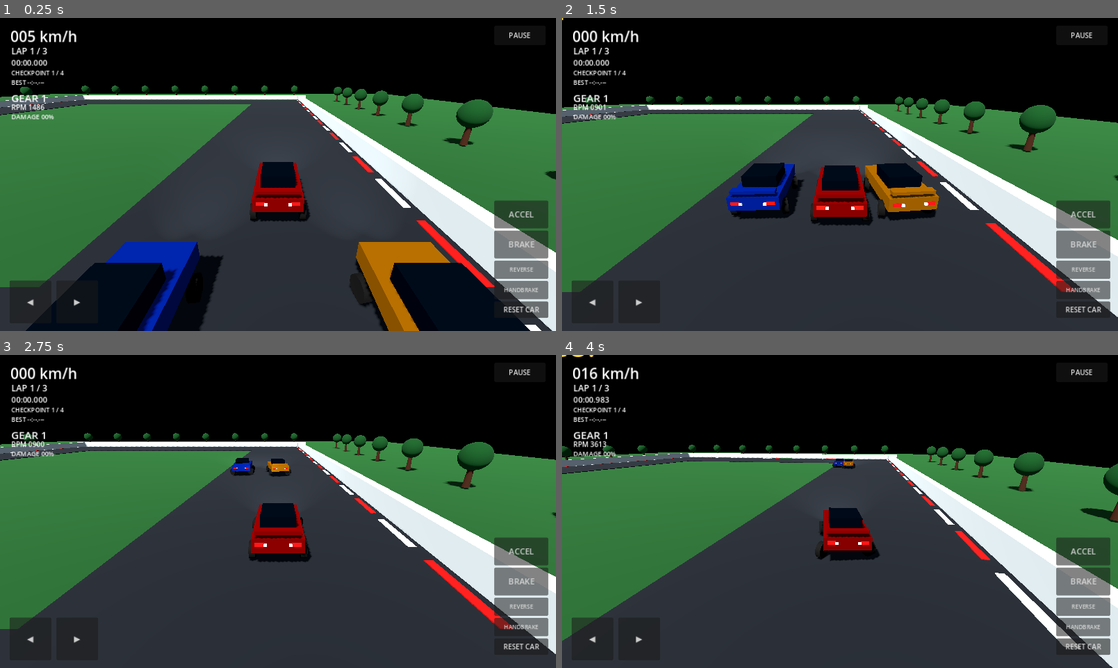
Above: before the commit, frames 1-4 (two rows, left to right).
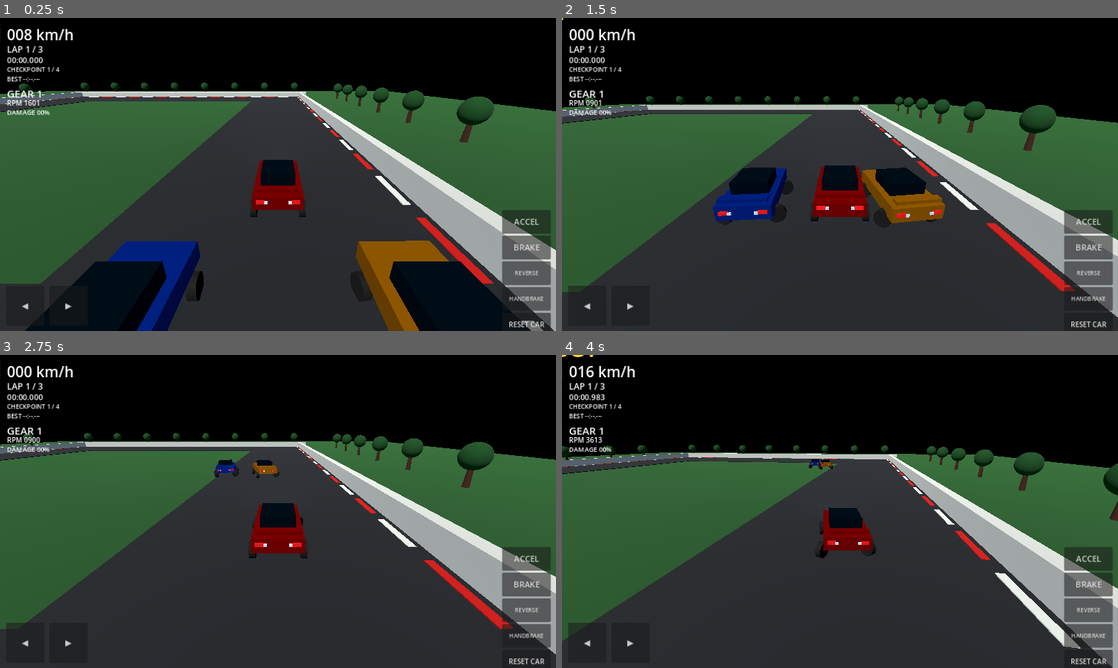
Above: after the commit, the same moments.

Repository: mojiolatunji34-cpu/Apex-
Game: Godot game, scene res://scenes/main.tscn
The game is run twice, just before and just after one commit, with the same random seed, the same clock (stepped at 60 frames per second) and the same inputs.
Inputs:
- Up to frame 1 (0.25 s): no input
- Up to frame 2 (1.5 s): hold D (steer_right) 0.53-1.28 s; hold Space (brake) from 1.28 s (still down)
- Up to frame 3 (2.75 s): release Space (brake) at 2.03 s; hold D (steer_right) from 2.03 s (still down)
- Up to frame 4 (4 s): release D (steer_right) at 2.78 s; hold W (accelerate) 2.78-3.53 s; hold A (steer_left) from 3.53 s (still down)

The runs differ from the first frame. In frame 1, 42% of the frame differs, in the area x 0-100%, y 3-100%; in frame 2, 34%; in frame 3, 32%; in frame 4, 30%.

Commit message:
Improve Android handling, mobile HUD, vehicle grip and AI racing

Diff:
--- a/project.godot
+++ b/project.godot
@@ -19,3 +19,5 @@
 
 [physics]
 3d/default_gravity=9.8
+3d/physics_ticks_per_second=60
+3d/run_on_separate_thread=true
--- a/scripts/car_controller.gd
+++ b/scripts/car_controller.gd
@@ -52,6 +52,7 @@
 var body_animation_nodes: Array[MeshInstance3D] = []
 var visual_roll: float = 0.0
 var visual_pitch: float = 0.0
+var ai_recovery_timer: float = 0.0
 
 func _ready() -> void:
 	mass = 1150.0
@@ -74,7 +75,7 @@
 	tyre_smoke = CPUParticles3D.new()
 	tyre_smoke.name = "TyreSmoke"
 	tyre_smoke.position = Vector3(0.0, -0.12, 1.45)
-	tyre_smoke.amount = 28
+	tyre_smoke.amount = 14 if not ai_controlled else 0
 	tyre_smoke.lifetime = 0.7
 	tyre_smoke.emitting = false
 	tyre_smoke.local_coords = false
@@ -169,7 +170,8 @@
 		var hit_point: Vector3 = ray.get_collision_point()
 		var hit_normal: Vector3 = ray.get_collision_normal().normalized()
 		var travel_distance := ray.global_position.distance_to(hit_point)
-		var compression := suspension_rest_length - (travel_distance - wheel_radius)
+		var raw_compression := suspension_rest_length - (travel_distance - wheel_radius)
+		var compression := clampf(raw_compression, 0.0, suspension_rest_length)
 		var compression_velocity := (compression - previous_compression[i]) / maxf(delta, 0.0001)
 		previous_compression[i] = compression
 
@@ -190,14 +192,15 @@
 		var max_tyre_force := suspension_force * tyre_grip * grip_scale
 		var lateral_response := lerpf(2.9, 2.35, clampf(speed_kmh / 180.0, 0.0, 1.0))
 		var lateral_force := clampf(-side_speed * mass * lateral_response, -max_tyre_force, max_tyre_force)
+		var requested_longitudinal_force := 0.0
+		if not is_front:
+			requested_longitudinal_force += drive * (engine_force if drive >= 0.0 else reverse_force) * 0.5
+		if brake_input > 0.0:
+			requested_longitudinal_force += -signf(long_speed) * brake_force * brake_input * 0.25
+		# A friction circle prevents full lateral and longitudinal grip at once.
+		var remaining_grip := sqrt(maxf(max_tyre_force * max_tyre_force - lateral_force * lateral_force, 0.0))
+		var longitudinal_force := clampf(requested_longitudinal_force, -remaining_grip, remaining_grip)
 		apply_force(wheel_right * lateral_force, hit_point - global_position)
-
-		var longitudinal_force := 0.0
-		if not is_front:
-			longitudinal_force += drive * (engine_force if drive >= 0.0 else reverse_force) * 0.5
-		if brake_input > 0.0:
-			longitudinal_force += -signf(long_speed) * brake_force * brake_input * 0.25
-		longitudinal_force = clampf(longitudinal_force, -max_tyre_force, max_tyre_force)
 		apply_force(wheel_forward * longitudinal_force, hit_point - global_position)
 
 		var wheel_target: Vector3 = to_local(hit_point + hit_normal * wheel_radius)
@@ -290,30 +293,40 @@
 	handbrake_input = Input.get_action_strength("handbrake")
 
 func _update_ai_controls() -> void:
-	if ai_waypoints.is_empty():
+	if ai_waypoints.size() < 2:
 		throttle_input = 0.0
 		steer_input = 0.0
 		brake_input = 1.0
 		handbrake_input = 0.0
 		return
 
-	var target := ai_waypoints[ai_target_index]
-	if global_position.distance_to(target) < 11.0:
+	var speed_kmh := get_speed_kmh()
+	var advance_distance := clampf(7.0 + speed_kmh * 0.055, 7.0, 16.0)
+	# Consume passed waypoints safely, even when the rival is moving quickly.
+	for step in range(ai_waypoints.size()):
+		var point: Vector3 = ai_waypoints[ai_target_index]
+		var to_point := point - global_position
+		var passed_point := to_point.dot(-global_transform.basis.z) < -2.0
+		if to_point.length() > advance_distance and not passed_point:
+			break
 		ai_target_index = (ai_target_index + 1) % ai_waypoints.size()
-		target = ai_waypoints[ai_target_index]
-
-	# Aim slightly ahead of the waypoint to reduce sharp steering changes.
+
+	var target: Vector3 = ai_waypoints[ai_target_index]
 	var next_index := (ai_target_index + 1) % ai_waypoints.size()
-	var lookahead_target := target.lerp(ai_waypoints[next_index], 0.22)
+	var lookahead_distance := clampf(8.0 + speed_kmh * 0.075, 8.0, 20.0)
+	var segment_length := target.distance_to(ai_waypoints[next_index])
+	var blend := clampf(lookahead_distance / maxf(segment_length, 0.1), 0.12, 0.72)
+	var lookahead_target := target.lerp(ai_waypoints[next_index], blend)
 	var local_target := global_transform.basis.inverse() * (lookahead_target - global_position)
 	var target_angle := atan2(local_target.x, maxf(-local_target.z, 0.1))
-	var desired_steer := clampf(target_angle / 0.72, -1.0, 1.0)
-
-	# Three forward probes let rivals choose a clearer side when another car is ahead.
+	var desired_steer := clampf(target_angle / 0.68, -1.0, 1.0)
+
+	# Three probes let rivals select a clear side instead of steering blindly.
 	var forward := -global_transform.basis.z
 	var ray_start := global_position + Vector3.UP * 0.55
 	var space := get_world_3d().direct_space_state
-	var center_query := PhysicsRayQueryParameters3D.create(ray_start, ray_start + forward * 9.0)
+	var probe_length := clampf(9.0 + speed_kmh * 0.035, 9.0, 15.0)
+	var center_query := PhysicsRayQueryParameters3D.create(ray_start, ray_start + forward * probe_length)
 	center_query.exclude = [get_rid()]
 	center_query.collision_mask = 1
 	var center_hit := space.intersect_ray(center_query)
@@ -321,8 +334,8 @@
 	if not center_hit.is_empty() and center_hit.collider is ApexCar:
 		var left_direction := forward.rotated(Vector3.UP, 0.42).normalized()
 		var right_direction := forward.rotated(Vector3.UP, -0.42).normalized()
-		var left_query := PhysicsRayQueryParameters3D.create(ray_start, ray_start + left_direction * 7.0)
-		var right_query := PhysicsRayQueryParameters3D.create(ray_start, ray_start + right_direction * 7.0)
+		var left_query := PhysicsRayQueryParameters3D.create(ray_start, ray_start + left_direction * 8.0)
+		var right_query := PhysicsRayQueryParameters3D.create(ray_start, ray_start + right_direction * 8.0)
 		left_query.exclude = [get_rid()]
 		right_query.exclude = [get_rid()]
 		left_query.collision_mask = 1
@@ -331,7 +344,7 @@
 		var right_hit := space.intersect_ray(right_query)
 		var left_blocked := not left_hit.is_empty() and left_hit.collider is ApexCar
 		var right_blocked := not right_hit.is_empty() and right_hit.collider is ApexCar
-		var obstacle_local: Vector3 = global_transform.basis.inverse() * (center_hit.collider as Node3D).global_position - global_transform.basis.inverse() * global_position
+		var obstacle_local := to_local((center_hit.collider as Node3D).global_position)
 		var preferred_side := -1.0 if obstacle_local.x > 0.0 else 1.0
 		if left_blocked and not right_blocked:
 			preferred_side = -1.0
@@ -339,15 +352,15 @@
 			preferred_side = 1.0
 		elif left_blocked and right_blocked:
 			preferred_side = 0.0
-		desired_steer = clampf(desired_steer + preferred_side * 0.62, -1.0, 1.0)
-		obstacle_slowdown = 0.62 if preferred_side != 0.0 else 0.38
-
-	steer_input = move_toward(steer_input, desired_steer, 2.8 * get_physics_process_delta_time())
-	var corner_factor := clampf(1.0 - absf(target_angle) / 1.8, 0.42, 1.0)
+		desired_steer = clampf(desired_steer + preferred_side * 0.58, -1.0, 1.0)
+		obstacle_slowdown = 0.58 if preferred_side != 0.0 else 0.32
+
+	steer_input = move_toward(steer_input, desired_steer, 3.4 * get_physics_process_delta_time())
+	var corner_factor := clampf(1.0 - absf(target_angle) / 1.55, 0.34, 1.0)
 	var target_speed := ai_cruise_speed_kmh * corner_factor * obstacle_slowdown
-	var speed := get_speed_kmh()
-	throttle_input = clampf((target_speed - speed) / 24.0, 0.0, 1.0)
-	brake_input = clampf((speed - target_speed) / 18.0, 0.0, 1.0)
+	var speed_error := target_speed - speed_kmh
+	throttle_input = clampf(speed_error / 20.0, 0.0, 1.0)
+	brake_input = clampf(-speed_error / 14.0, 0.0, 1.0)
 	handbrake_input = 0.0
 
 func set_ai_route(points: Array[Vector3], cruise_speed: float = 82.0) -> void:
@@ -480,6 +493,7 @@
 		beam.spot_range = 24.0
 		beam.spot_angle = 32.0
 		beam.shadow_enabled = false
+		beam.visible = not ai_controlled
 		add_child(beam)
 
 	brake_light_material = StandardMaterial3D.new()
--- a/scripts/chase_camera.gd
+++ b/scripts/chase_camera.gd
@@ -51,6 +51,6 @@
 	global_position = global_position.lerp(desired, clampf(delta * position_smoothing, 0.0, 1.0))
 	fov = lerpf(fov, 72.0 + speed_factor * 8.0, delta * 2.0)
 	look_at(target.global_position + Vector3.UP * look_height + look_ahead, Vector3.UP)
-	var target_roll := -steer_factor * speed_factor * 0.022
+	var target_roll := -steer_factor * speed_factor * 0.018
 	camera_roll = lerpf(camera_roll, target_roll, clampf(delta * 3.5, 0.0, 1.0))
 	rotation.z = camera_roll
--- a/scripts/main.gd
+++ b/scripts/main.gd
@@ -244,7 +244,8 @@
 	var sun := DirectionalLight3D.new()
 	sun.rotation_degrees = Vector3(-52, -28, 0)
 	sun.light_energy = 1.15
-	sun.shadow_enabled = true
+	# Keep shadow rendering disabled on entry-level Android GPUs.
+	sun.shadow_enabled = false
 	add_child(sun)
 
 	var world_environment := WorldEnvironment.new()
--- a/scripts/mobile_hud.gd
+++ b/scripts/mobile_hud.gd
@@ -15,12 +15,17 @@
 var result_panel: PanelContainer
 var result_label: Label
 var is_paused: bool = false
+var root_control: Control
+var steering_control: HBoxContainer
+var pedals_control: VBoxContainer
 
 func _ready() -> void:
 	process_mode = Node.PROCESS_MODE_ALWAYS
-	var root := Control.new()
-	root.set_anchors_and_offsets_preset(Control.PRESET_FULL_RECT)
-	add_child(root)
+	root_control = Control.new()
+	root_control.set_anchors_and_offsets_preset(Control.PRESET_FULL_RECT)
+	add_child(root_control)
+	var root := root_control
+	root.resized.connect(_layout_for_viewport)
 
 	speed_label = _make_label(root, Vector2(24, 18), 34, "000 km/h")
 	gear_label = _make_label(root, Vector2(26, 166), 24, "GEAR 1")
@@ -36,6 +41,7 @@
 	countdown_label.add_theme_color_override("font_color", Color(1.0, 0.86, 0.18))
 
 	var steering := HBoxContainer.new()
+	steering_control = steering
 	steering.anchor_left = 0.0
 	steering.anchor_top = 1.0
 	steering.anchor_right = 0.0
@@ -50,6 +56,7 @@
 	_add_action_button(steering, "▶", "steer_right", Vector2(96, 88))
 
 	var pedals := VBoxContainer.new()
+	pedals_control = pedals
 	pedals.anchor_left = 1.0
 	pedals.anchor_top = 1.0
 	pedals.anchor_right = 1.0
@@ -98,6 +105,44 @@
 	result_restart.custom_minimum_size = Vector2(180, 52)
 	result_restart.pressed.connect(_restart_race)
 	result_content.add_child(result_restart)
+	_layout_for_viewport()
+
+func _layout_for_viewport() -> void:
+	if not is_instance_valid(root_control):
+		return
+	var viewport_size := root_control.size
+	if viewport_size.x <= 0.0 or viewport_size.y <= 0.0:
+		return
+	var scale_factor := clampf(minf(viewport_size.x / 1280.0, viewport_size.y / 720.0), 0.72, 1.0)
+	var compact := viewport_size.y > viewport_size.x
+	var labels := [speed_label, lap_label, time_label, checkpoint_label, best_label, gear_label, rpm_label, damage_label]
+	var y_offsets := [14.0, 58.0, 84.0, 108.0, 130.0, 156.0, 184.0, 206.0]
+	for i in range(labels.size()):
+		if is_instance_valid(labels[i]):
+			labels[i].position = Vector2(16.0 * scale_factor, y_offsets[i] * scale_factor)
+			labels[i].scale = Vector2.ONE * scale_factor
+	if is_instance_valid(steering_control):
+		steering_control.offset_left = 14.0
+		steering_control.offset_top = -104.0 * scale_factor
+		steering_control.offset_right = 204.0 * scale_factor
+		steering_control.offset_bottom = -12.0
+		for button in steering_control.get_children():
+			if button is Button:
+				button.custom_minimum_size = Vector2(88.0, 82.0) * scale_factor
+	if is_instance_valid(pedals_control):
+		var pedal_width := 112.0 * scale_factor
+		pedals_control.offset_left = -pedal_width - 12.0
+		pedals_control.offset_top = (-250.0 if compact else -278.0) * scale_factor
+		pedals_control.offset_right = -12.0
+		pedals_control.offset_bottom = -10.0
+		for button in pedals_control.get_children():
+			if button is Button:
+				button.custom_minimum_size = Vector2(pedal_width, 54.0 * scale_factor)
+	if is_instance_valid(pause_button):
+		pause_button.custom_minimum_size = Vector2(104.0, 40.0) * scale_factor
+		pause_button.position = Vector2(-116.0 * scale_factor, 12.0 * scale_factor)
+	if is_instance_valid(result_panel):
+		result_panel.custom_minimum_size = Vector2(maxf(240.0, minf(360.0, viewport_size.x - 32.0)), 180.0) * scale_factor
 
 func _process(_delta: float) -> void:
 	if is_instance_valid(car_ref):
@@ -132,9 +177,11 @@
 	button.custom_minimum_size = button_size
 	button.add_theme_font_size_override("font_size", 19 if caption.length() < 7 else 13)
 	button.focus_mode = Control.FOCUS_NONE
+	button.mouse_filter = Control.MOUSE_FILTER_STOP
 	button.modulate = Color(1, 1, 1, 0.9)
 	button.button_down.connect(_press_action.bind(action))
 	button.button_up.connect(_release_action.bind(action))
+	button.tree_exiting.connect(_release_action.bind(action))
 	parent.add_child(button)
 
 func _press_action(action: String) -> void:
--- a/tests/smoke_test.gd
+++ b/tests/smoke_test.gd
@@ -71,6 +71,10 @@
 		push_error("Smoke test failed: high-speed steering reduction is missing")
 		quit(1)
 		return
+	if player.tyre_grip <= 0.0 or player.suspension_spring <= 0.0:
+		push_error("Smoke test failed: tyre or suspension tuning is invalid")
+		quit(1)
+		return
 	if player.get_gear_text() != "1" or player.get_rpm() <= 0.0:
 		push_error("Smoke test failed: powertrain telemetry did not initialize")
 		quit(1)
